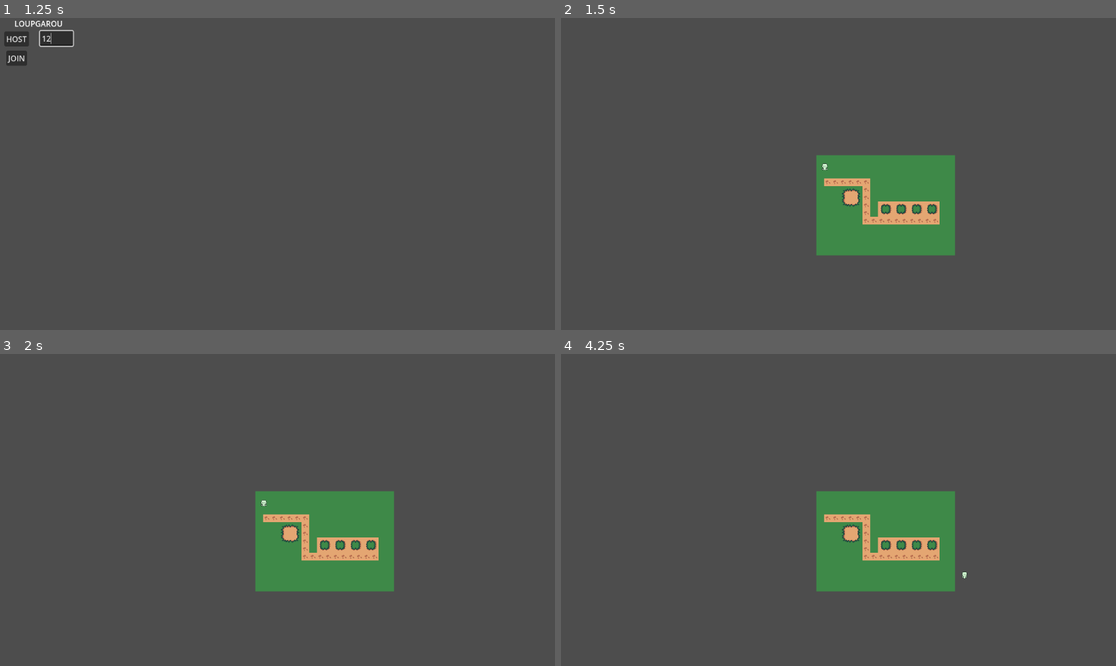
Above: before the commit, frames 1-4 (two rows, left to right).
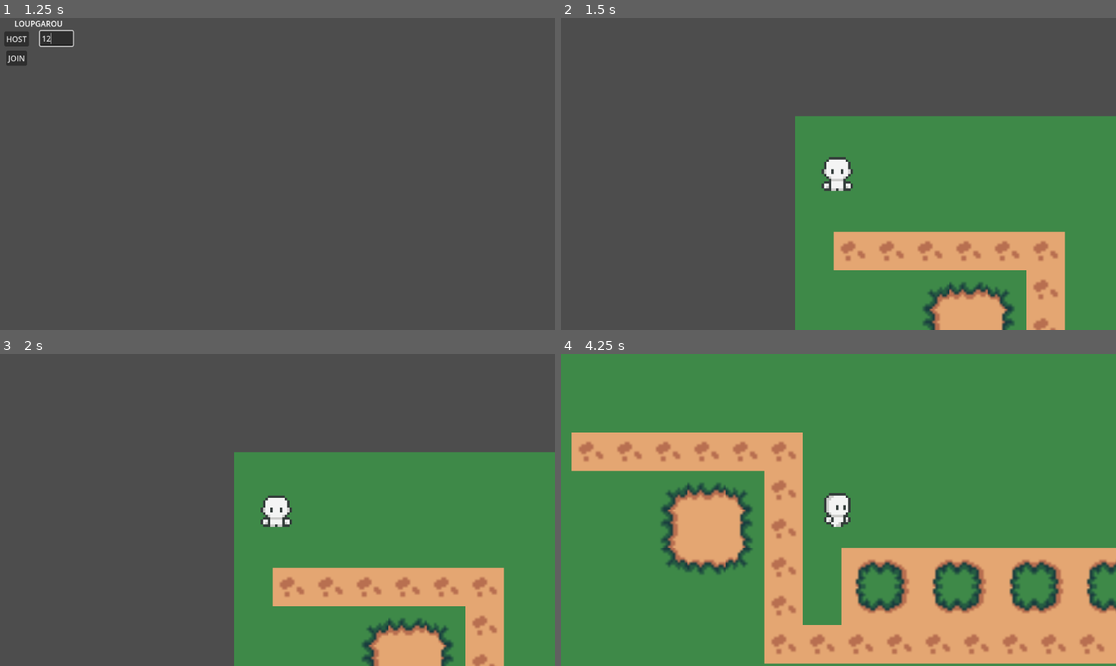
Above: after the commit, the same moments.

Repository: ComiccSanss2/werewolf-online
Game: Godot game, scene res://main_menu.tscn
Two runs of this game, one before a commit and one after it. Both use one fixed random seed, a clock stepped at 60 frames per second and the inputs below.
Inputs (mouse positions are in pixels of both pictures, inside the frame that each line leads up to):
- Up to frame 1 (1.25 s): click (55, 39) at 0.52 s; type "12" at 0.6 s
- Up to frame 2 (1.5 s): click "HOST" at 1.25 s
- Up to frame 3 (2 s): no input
- Up to frame 4 (4.25 s): tap Enter at 2 s; hold Right (ui_right) 2.03-2.78 s; hold Down (ui_down) 2.78-3.53 s; hold Right (ui_right) from 3.53 s (still down)

Frame 1 is identical in both runs. In frame 2, 35% of the frame differs, in the area x 42-100%, y 31-100%; in frame 3, 35%; in frame 4, 95%, in the area x 0-100%, y 0-100%.

Commit message:
camera2D following player added

Diff:
--- a/player.gd
+++ b/player.gd
@@ -1,15 +1,21 @@
 extends CharacterBody2D
 
-@export var speed := 200
+@export var speed := 75
 @onready var anim = $AnimatedSprite2D
 
-var last_direction := Vector2.DOWN  # pour choisir l'idle correct
+var last_direction := Vector2.DOWN
+
+func _enter_tree():
+	if is_multiplayer_authority():
+		$Camera2D.enabled = true
 
 func _ready():
 	if is_multiplayer_authority():
-		modulate = Color(0.85, 1, 0.85)  # local = vert clair
+		$Camera2D.enabled = true
 	else:
-		modulate = Color(1, 0.85, 0.85)  # autres = rouge clair
+		$Camera2D.enabled = false
+
+
 
 
 func _physics_process(delta):
@@ -29,7 +35,6 @@
 
 	input_dir = input_dir.normalized()
 
-	# sauvegarde la dernière direction (pour idle)
 	if input_dir != Vector2.ZERO:
 		last_direction = input_dir
 
@@ -38,17 +43,11 @@
 
 	_update_animation(input_dir)
 
-	# Sync réseau
 	rpc("sync_position", global_position)
 
 
-# ===========================
-#     ANIMATIONS
-# ===========================
-
 func _update_animation(dir: Vector2):
 	if dir == Vector2.ZERO:
-		# IDLE
 		if abs(last_direction.x) > abs(last_direction.y):
 			anim.play("idle-left-right")
 			anim.flip_h = last_direction.x < 0
@@ -58,7 +57,6 @@
 			else:
 				anim.play("idle-up")
 	else:
-		# RUN
 		if abs(dir.x) > abs(dir.y):
 			anim.play("run-left-right")
 			anim.flip_h = dir.x < 0
@@ -69,10 +67,6 @@
 				anim.play("run-up")
 
 
-# ===========================
-#     NETWORK SYNC
-# ===========================
-
 @rpc("any_peer", "unreliable")
 func sync_position(pos: Vector2):
 	if !is_multiplayer_authority():
--- a/player.tscn
+++ b/player.tscn
@@ -304,3 +304,6 @@
 [node name="CollisionShape2D" type="CollisionShape2D" parent="."]
 position = Vector2(-0.5, 0)
 shape = SubResource("RectangleShape2D_bwjto")
+
+[node name="Camera2D" type="Camera2D" parent="."]
+zoom = Vector2(5, 5)
--- a/test_scene.tscn
+++ b/test_scene.tscn
@@ -41,6 +41,3 @@
 tile_set = SubResource("TileSet_coq8p")
 format = 2
 layer_0/tile_data = PackedInt32Array(0, 0, 0, 1, 0, 0, 2, 0, 0, 3, 0, 0, 4, 0, 0, 5, 0, 0, 6, 1, 5, 7, 0, 0, 8, 1, 4, 9 …(3260 unchanged characters)…
-
-[node name="Camera2D" type="Camera2D" parent="."]
-position = Vector2(46, -73)
